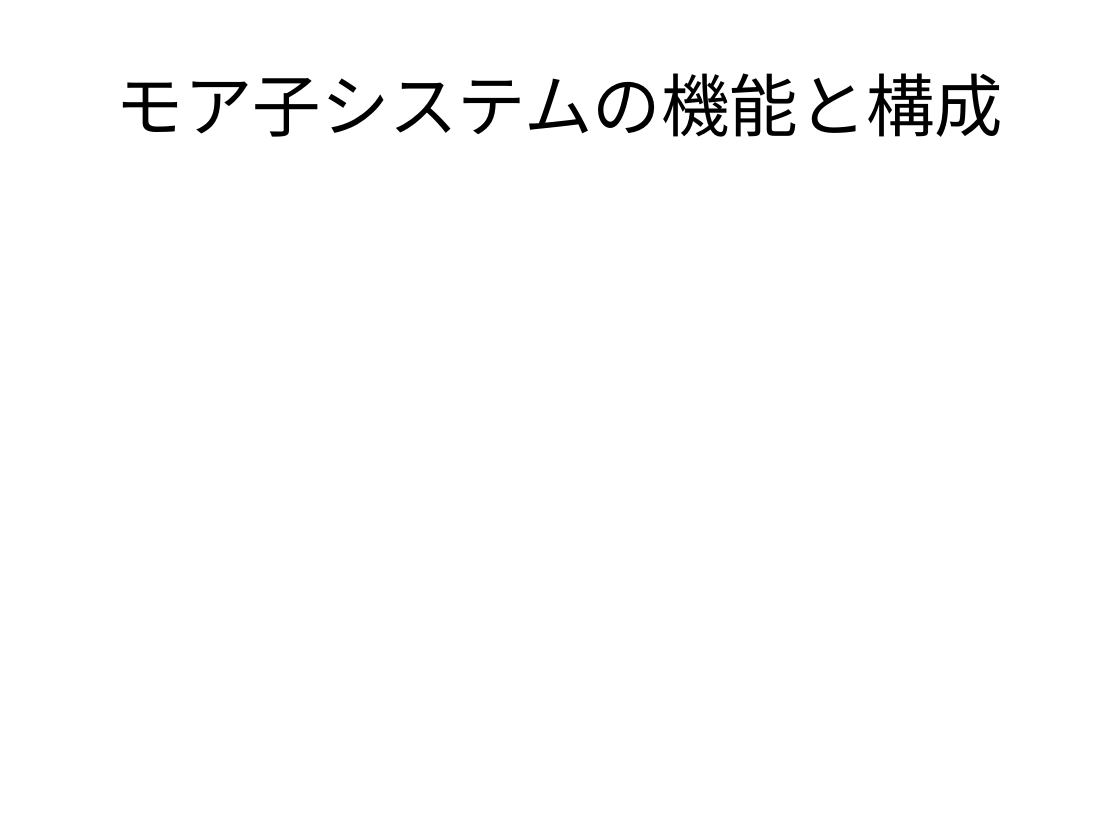
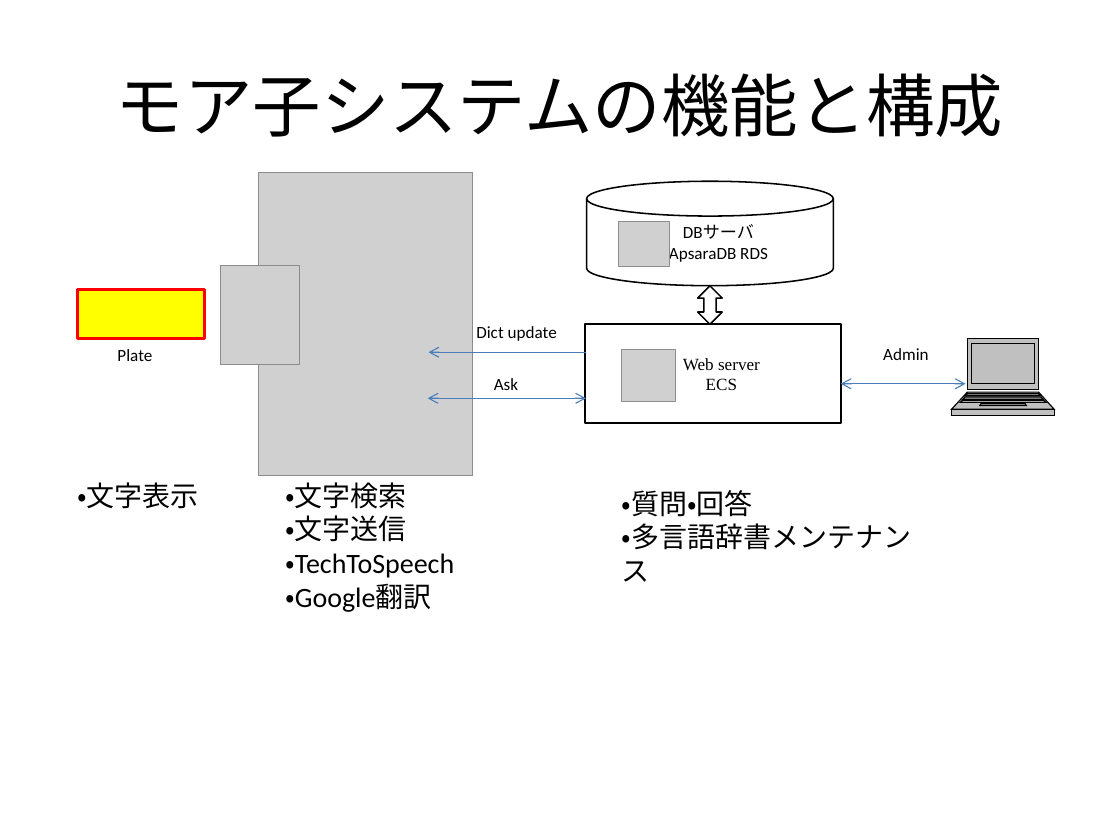
Before and after one commit to umbalaconmeogia/MoreCo, a slide deck: slide 4 of 05.Other/Document/モレ子プロジェクト.pptx. Drawn at 1120x840 pixels with LibreOffice and Linux fonts; fonts in the diff are those of the drawing; grey boxes stand for pictures. Boxes give left, top, right and bottom in pixels: in the first picture for what was removed or moved away, otherwise in the second. Text is boxed around its words. In the diff, an @@ line names an element or a change of style, - is before the commit and + after.

```diff
--- a/05.Other/Document/モレ子プロジェクト.pptx
+++ b/05.Other/Document/モレ子プロジェクト.pptx
@@ picture added at (259,172,473,476) @@
@@ group added at (77,181,1055,423): 4 texts, 3 pictures, 2 rectangles, 2 double arrows, 1 cylinder, 1 freeform shape, 1 up down arrow, 1 arrow @@
+DBサーバ
+ApsaraDB RDS
+Web server
+ECS
+Dict update
+Ask
+Admin
+Plate
@@ text added at (77,482,198,509), 18 pt, text #000000 @@
+・文字表示
@@ text added at (285,482,454,612), 18 pt, text #000000 @@
+・文字検索
+・文字送信
+・TechToSpeech
+・Google翻訳
@@ text added at (622,490,911,550), 18 pt, text #000000 @@
+・質問・回答
+・多言語辞書メンテナンス
```
Also in this commit, not shown: 1 other slide changed, 4 slides added, 1 other file.
